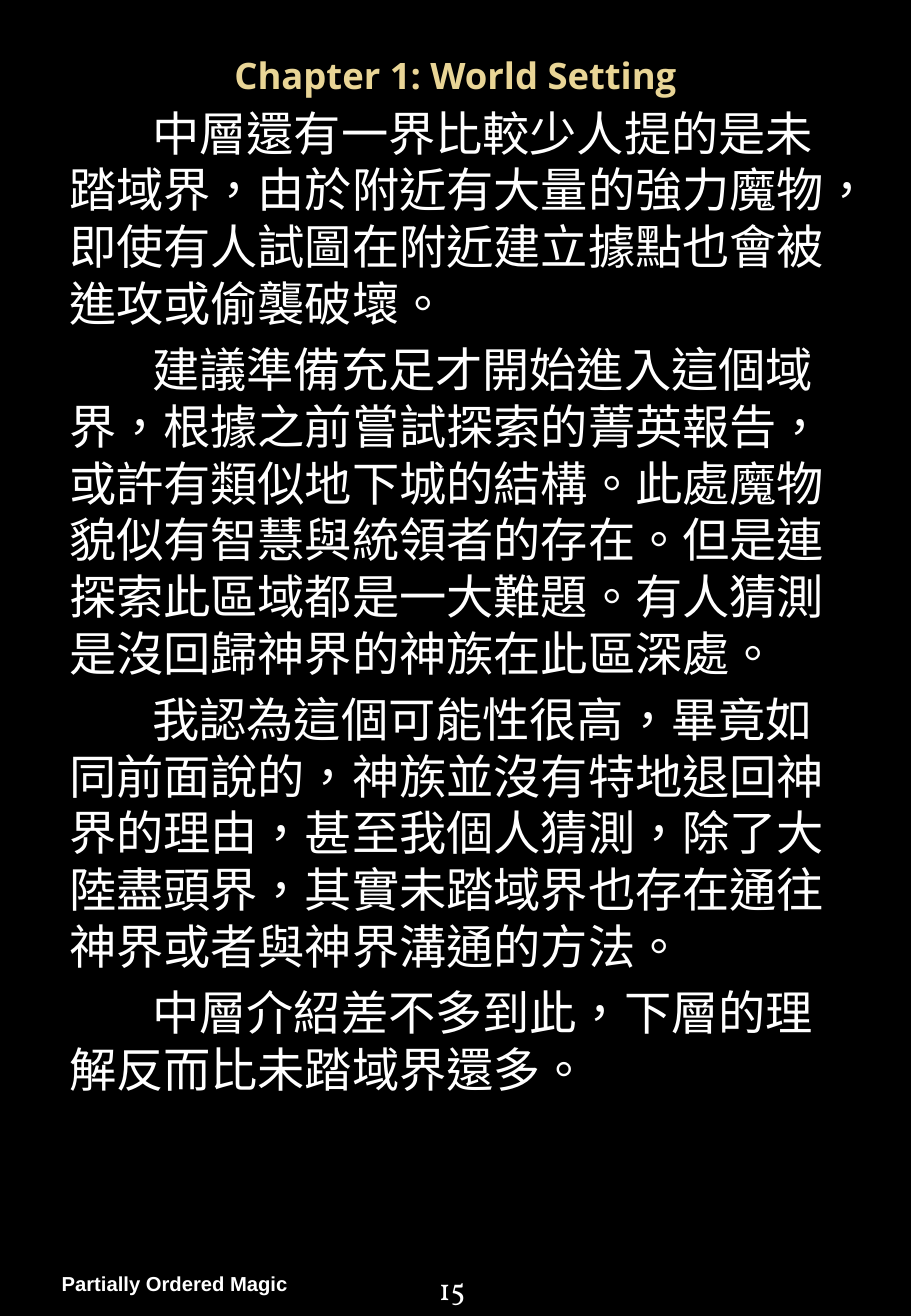
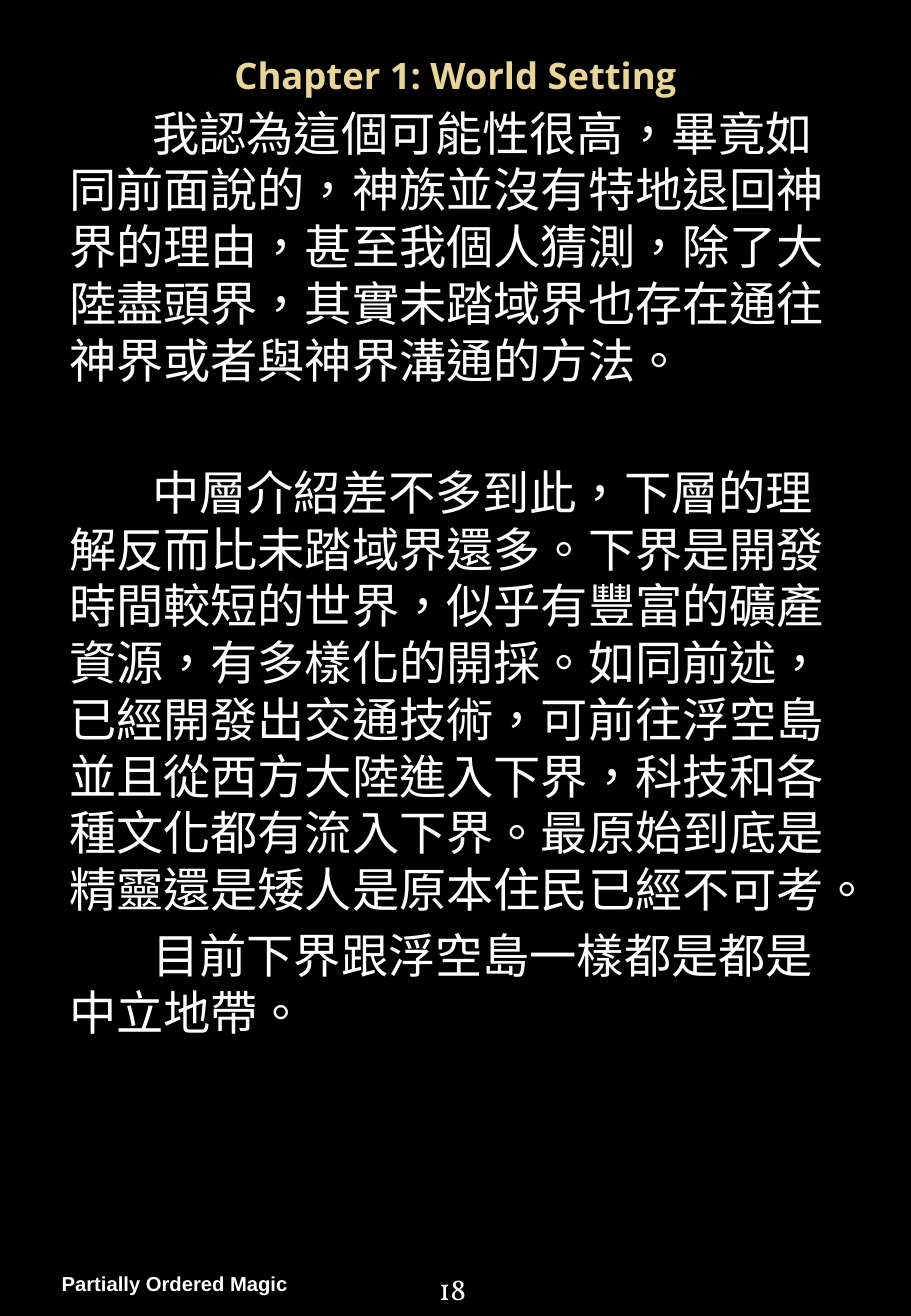
Before and after one commit to PartiallyOrderedMagic/PartiallyOrderedMagic.github.io, a slide deck: slide 19 of MyGame/Partially Ordered Magic Handbook.pptx (slide 16 before the commit). Drawn at 911x1316 pixels with LibreOffice and Linux fonts; fonts in the diff are those of the drawing; background and template pictures are left out. Boxes give left, top, right and bottom in pixels: in the first picture for what was removed or moved away, otherwise in the second. Text is boxed around its words. In the diff, an @@ line names an element or a change of style, - is before the commit and + after.

```diff
--- a/MyGame/Partially Ordered Magic Handbook.pptx
+++ b/MyGame/Partially Ordered Magic Handbook.pptx
@@ text at [69,111,871,675]: paragraphs removed @@
-中層還有一界比較少人提的是未踏域界，由於附近有大量的強力魔物，即使有人試圖在附近建立據點也會被進攻或偷襲破壞。
-建議準備充足才開始進入這個域界，根據之前嘗試探索的菁英報告，或許有類似地下城的結構。此處魔物貌似有智慧與統領者的存在。但是連探索此區域都是一大難題。有人猜測是沒回歸神界的神族在此區深處。
@@ text at [69,470,871,1034]: text changed @@
-中層介紹差不多到此，下層的理解反而比未踏域界還多。
+中層介紹差不多到此，下層的理解反而比未踏域界還多。下界是開發時間較短的世界，似乎有豐富的礦產資源，有多樣化的開採。如同前述，已經開發出交通技術，可前往浮空島並且從西方大陸進入下界，科技和各種文化都有流入下界。最原始到底是精靈還是矮人是原本住民已經不可考。
+目前下界跟浮空島一樣都是都是中立地帶。
@@ page number at [439,1280,466,1301]: text changed @@
-15
+18
```
Also in this commit, not shown: 19 other slides changed, 11 slides added, 1 other file.
